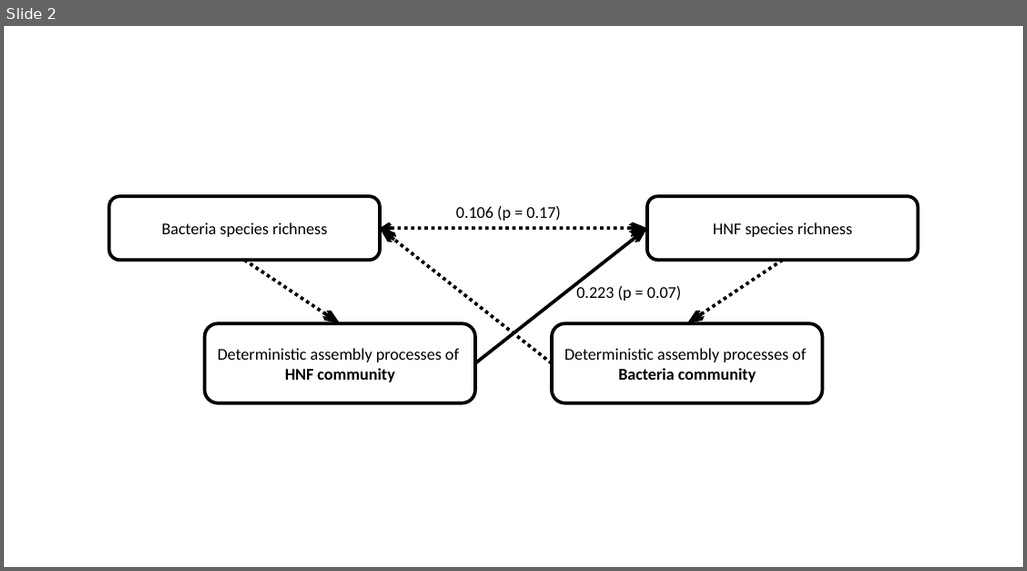
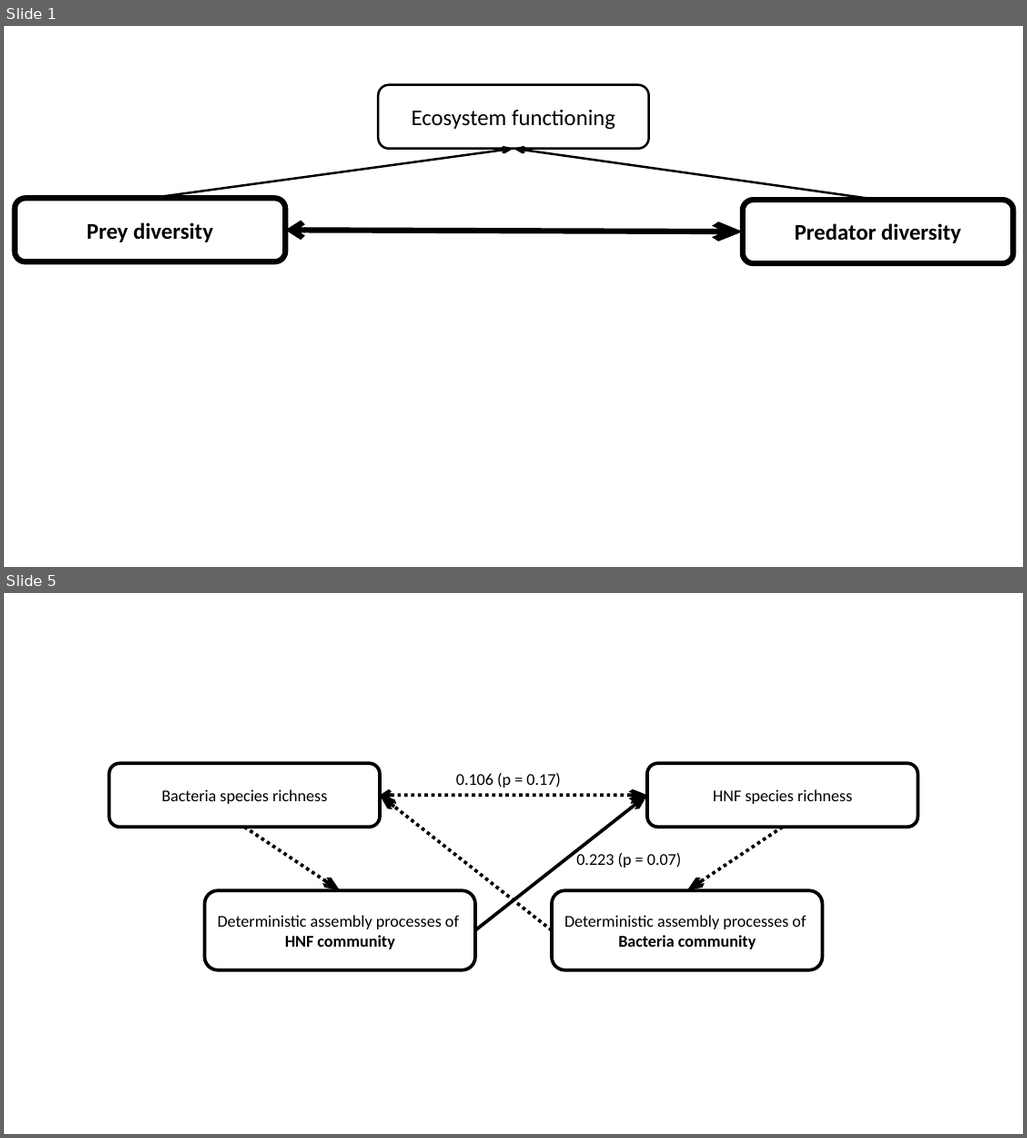
Before and after one commit to OscarFHC/PdPy_Div, a slide deck: Presentation/HypoFigs.pptx. Shown one above the other, each under a label of ours: slide 2 before the commit, slides 1 and 5 after it; the slides between them are not shown. The pictures are 1027x571 and 1027x1138 pixels, drawn with LibreOffice and Linux fonts; fonts in the diff are those of the drawing. Boxes give left, top, right and bottom in pixels: in the first picture for what was removed or moved away, otherwise in the second. Text is boxed around its words. In the diff, an @@ line names an element or a change of style, - is before the commit and + after.

```diff
--- a/Presentation/HypoFigs.pptx
+++ b/Presentation/HypoFigs.pptx
@@ slide 1 added at box(4, 26, 1023, 567), background #FFFFFF @@
@@ rounded rectangle added at box(379, 85, 649, 149), outline #000000 2 pt, 20 pt, text #000000 @@
+Ecosystem functioning
@@ arrow added from (151, 198) to (514, 149), #000000 2 pt @@
@@ arrow added from (879, 200) to (514, 149), #000000 2 pt @@
@@ rounded rectangle added at box(15, 198, 285, 263), outline #000000 5 pt, 20 pt, text #000000, bold @@
+Prey diversity
@@ rounded rectangle added at box(743, 200, 1013, 264), outline #000000 5 pt, 20 pt, text #000000, bold @@
+Predator diversity
@@ double arrow added from (285, 230) to (743, 232), #000000 5 pt @@
@@ what was slide 2 is now slide 5 @@
```
Also in this commit, not shown: 1 slide changed, 6 other slides added, 15 other files.
